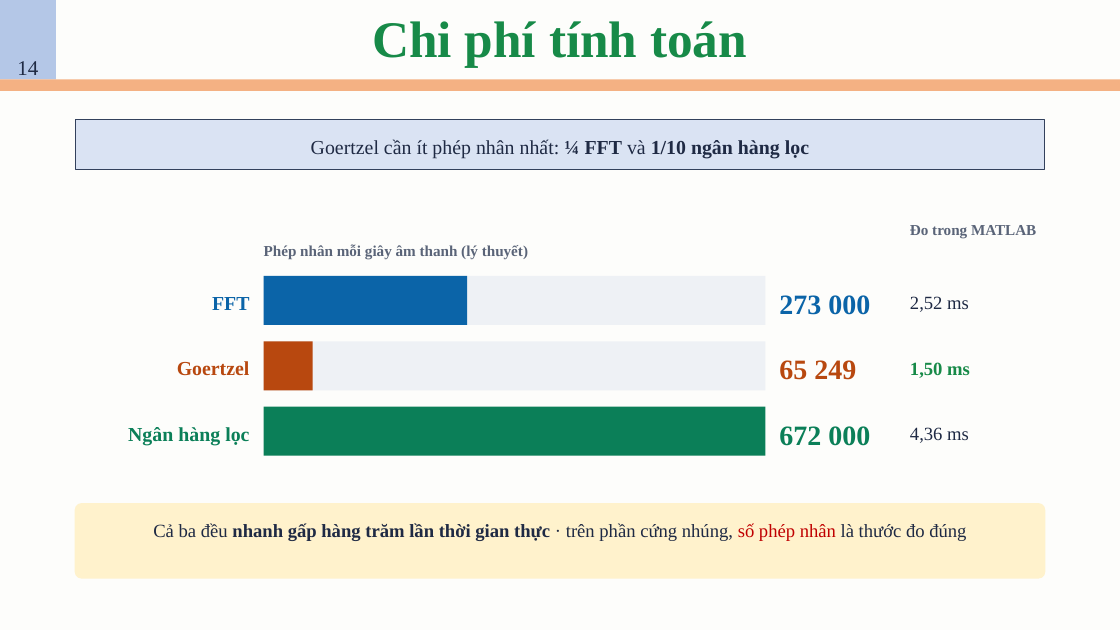
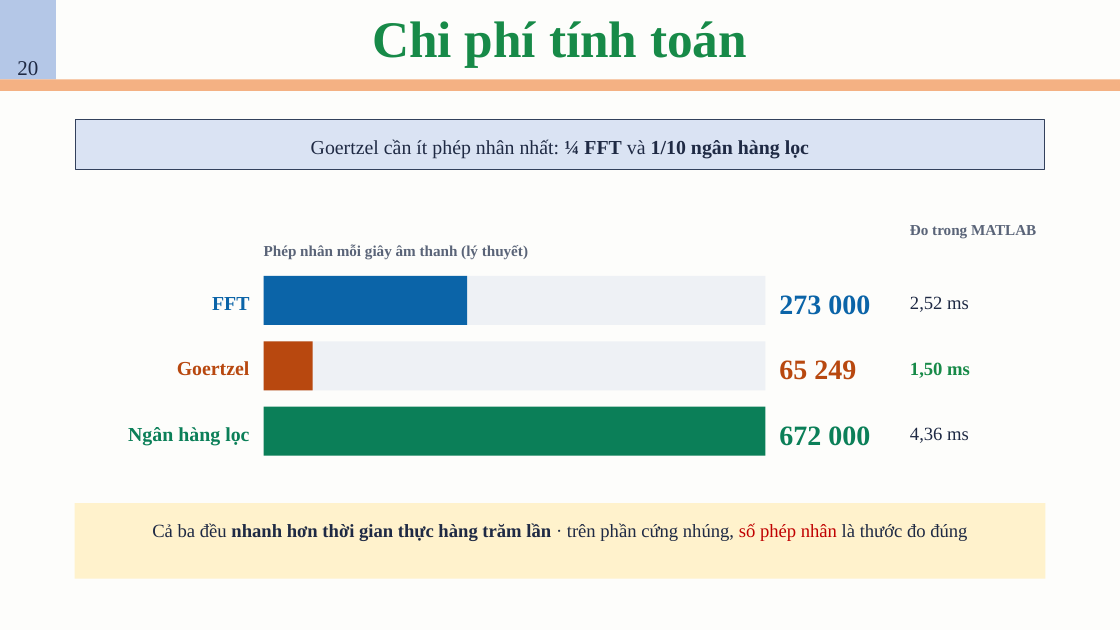
Before and after one commit to AIVIETNAM-AIO-DoHongNhat/DTMF, a slide deck: slide 21 of slides/Hệ thống phát và giải mã tín hiệu DTMF.pptx (slide 14 before the commit). Drawn at 1120x630 pixels with LibreOffice and Linux fonts; fonts in the diff are those of the drawing. Boxes give left, top, right and bottom in pixels: in the first picture for what was removed or moved away, otherwise in the second. Text is boxed around its words. In the diff, an @@ line names an element or a change of style, - is before the commit and + after.

```diff
--- a/slides/Hệ thống phát và giải mã tín hiệu DTMF.pptx
+++ b/slides/Hệ thống phát và giải mã tín hiệu DTMF.pptx
@@ text in rectangle at <box>17,61,38,75</box>: text added @@
+20
@@ text removed at <box>17,61,38,75</box> @@
-14
@@ rectangle "Goertzel cần ít phép nhân ...": place and size @@
-rectangle "Goertzel cần ít phép nhân ..." at <box>311,139,809,159</box>
+rectangle "Goertzel cần ít phép nhân ..." at <box>76,119,1045,169</box>
@@ rectangle "Goertzel cần ít phép nhân ..." at <box>76,119,1045,169</box>: fill none to #DAE3F3; outline none to #33415C 1 pt @@
@@ rectangle removed at <box>76,119,1045,169</box> @@
@@ rectangle "Cả ba đều nhanh hơn ...": place and size @@
-rectangle "Cả ba đều nhanh hơn ..." at <box>153,523,966,541</box>
+rectangle "Cả ba đều nhanh hơn ..." at <box>75,503,1046,579</box>
@@ rectangle "Cả ba đều nhanh hơn ..." at <box>75,503,1046,579</box>: fill none to #FFF2CC @@
@@ rounded rectangle removed at <box>75,503,1046,579</box> @@
@@ text in rectangle at <box>152,523,967,541</box>: text changed @@
-Cả ba đều nhanh gấp hàng trăm lần thời gian thực · trên phần cứng nhúng, số phép nhân là thước đo đúng
+Cả ba đều nhanh hơn thời gian thực hàng trăm lần · trên phần cứng nhúng, số phép nhân là thước đo đúng
```
Also in this commit, not shown: 14 other slides changed, 11 slides added, 2 slides removed, 5 other files.
